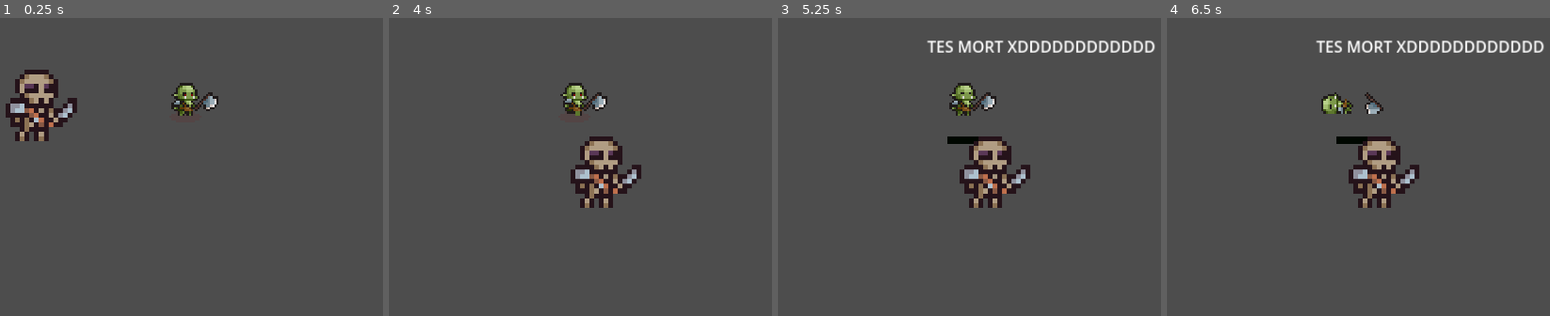
Above: before the commit, frames 1-4 (left to right).
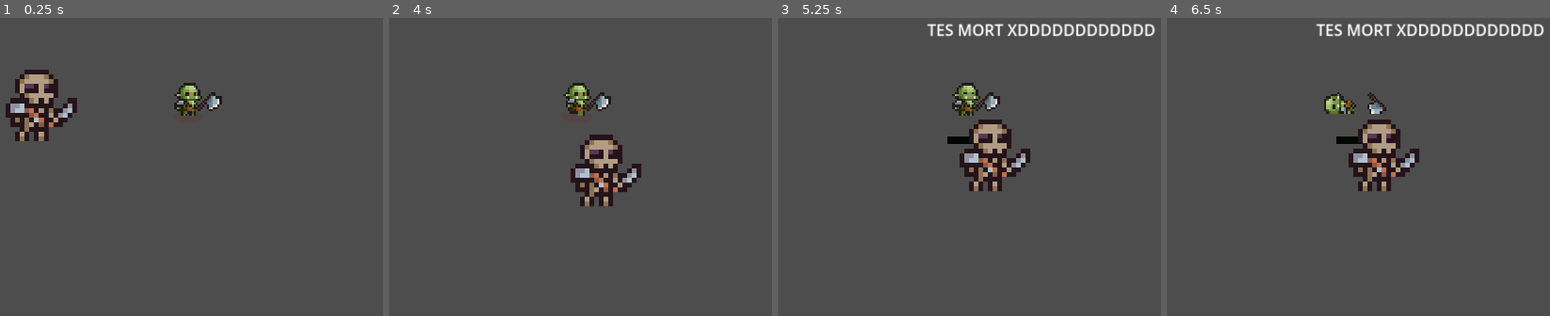
Above: after the commit, the same moments.

Repository: Gabrieleirbag1/ALL-IN
Game: Godot game, scene res://Scene/area.tscn
Same seed, same stepped clock (60 frames per second), same inputs: the game is played once before the commit and once after it. This scene is started directly instead of the project's main scene.
Inputs (mouse positions are in pixels of both pictures, inside the frame that each line leads up to):
- Up to frame 1 (0.25 s): no input
- Up to frame 2 (4 s): tap Enter at 0.5, 3.5 s; move the mouse to (538, 187) at 0.52 s; hold Z (up) 0.53-1.25 s; tap B at 0.6 s; click (538, 187) at 0.67 s; drag from (outside the picture) to (538, 187) at 1.27 s; tap Space at 2 s; move the mouse to (outside the picture) at 2.02 s; hold Q (left) 2.03-2.75 s; tap G at 2.1 s; drag from (611, 104) to (outside the picture) at 2.77 s; move the mouse to (outside the picture) at 3.52 s; hold S (down) from 3.53 s (still down); tap I at 3.6 s
- Up to frame 3 (5.25 s): release S (down) at 4.25 s; drag from (1130, 83) to (outside the picture) at 4.27 s; move the mouse to (812, 125) at 5.02 s; hold Z (up) from 5.03 s (still down); tap B at 5.1 s; click (812, 125) at 5.17 s
- Up to frame 4 (6.5 s): release Z (up) at 5.75 s; drag from (outside the picture) to (1201, 125) at 5.77 s

The runs differ from the first frame. In frame 1, 0.8% of the frame differs, in the area x 44-58%, y 21-33%; in frame 2, 1.3%; in frame 3, 6.7%, in the area x 38-99%, y 1-64%; in frame 4, 6.5%.

Commit message:
changement collision

Diff:
--- a/Scene/animated_sprite_2d.tscn
+++ b/Scene/animated_sprite_2d.tscn
@@ -292,7 +292,7 @@
 
 [node name="AnimatedSprite2D" type="AnimatedSprite2D" parent="."]
 texture_filter = 1
-position = Vector2(549, 338)
+position = Vector2(552, 338)
 scale = Vector2(2.19, 2.22)
 sprite_frames = SubResource("SpriteFrames_68fhg")
 animation = &"attack_2"
@@ -311,7 +311,7 @@
 script = ExtResource("7_t4lsi")
 
 [node name="CollisionPolygon2D" type="CollisionPolygon2D" parent="."]
-polygon = PackedVector2Array(543, 307, 568, 307, 581, 333, 568, 371, 539, 371, 525, 358, 526, 328)
+polygon = PackedVector2Array(547, 320, 562, 320, 568, 336, 560, 354, 547, 354, 539, 347, 539, 332)
 script = ExtResource("8_w4vrf")
 
 [node name="Camera2D" type="Camera2D" parent="."]
